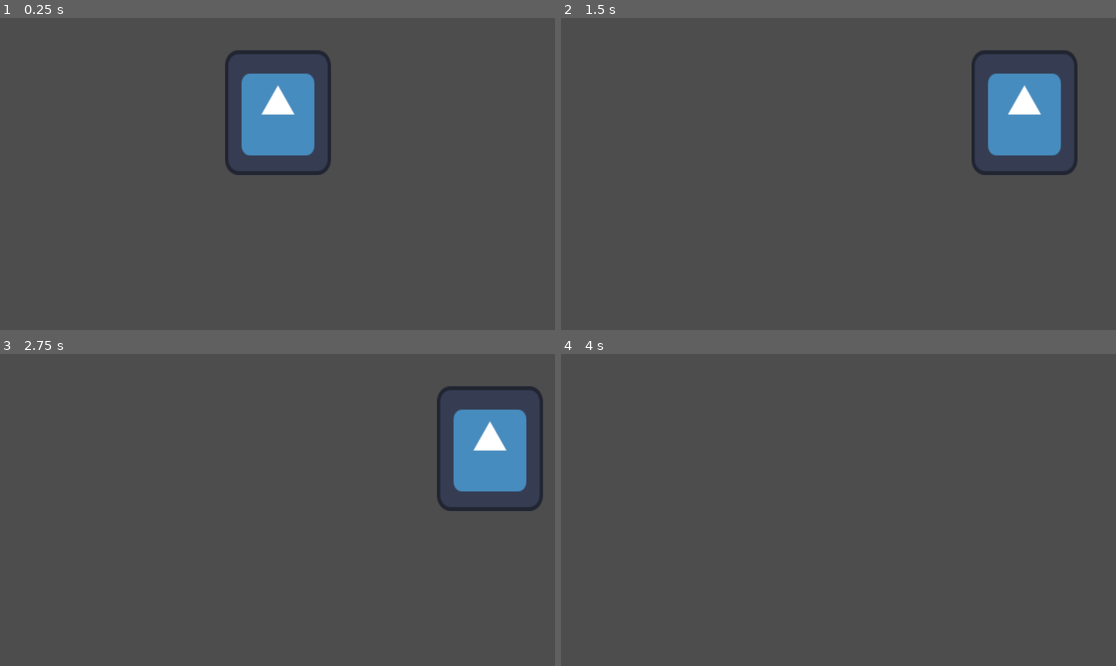
Above: before the commit, frames 1-4 (two rows, left to right).
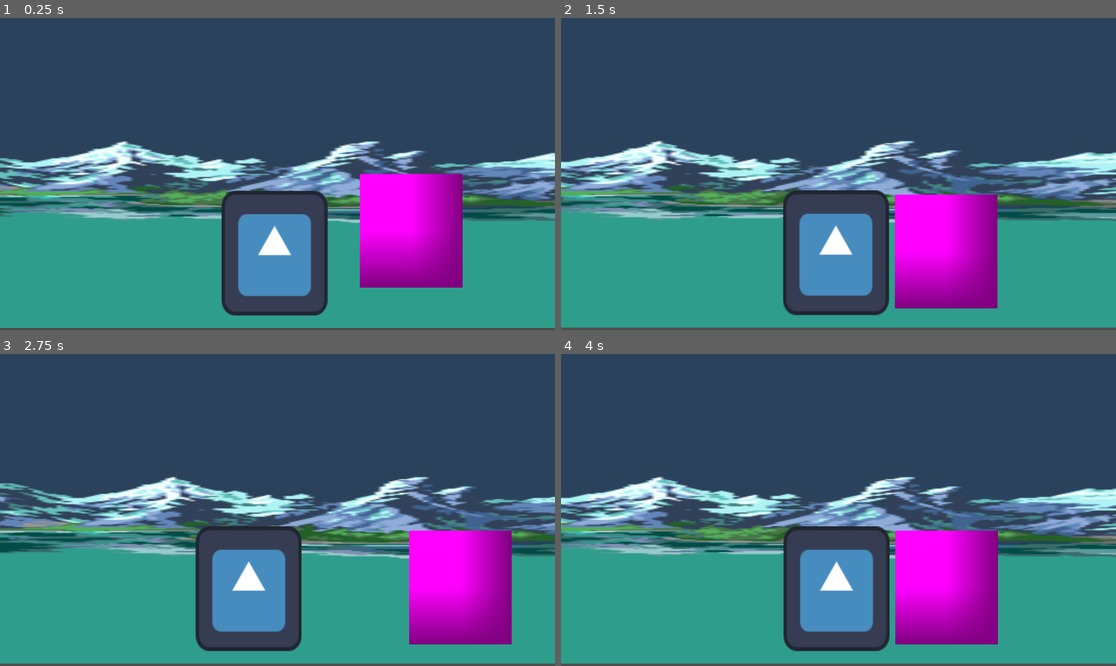
Above: after the commit, the same moments.

Repository: MatevzVidovic/godot_experiments
Game: Godot game, scene res://node_2d.tscn
Two runs of this game, one before a commit and one after it. Both use one fixed random seed, a clock stepped at 60 frames per second and the inputs below. The engine's default icon, where the game draws it, is replaced by a stand-in: a white triangle on a blue panel in a dark square.
Inputs:
- Up to frame 1 (0.25 s): no input
- Up to frame 2 (1.5 s): hold D from 0.53 s (still down); tap Space (ui_select) at 0.77 s
- Up to frame 3 (2.75 s): tap Space (ui_select) at 1.52 s; release D at 2.03 s; hold A from 2.03 s (still down)
- Up to frame 4 (4 s): release A at 2.78 s; hold D from 2.78 s (still down); tap Space (ui_select) at 3.02, 3.77 s

The runs differ from the first frame. In frame 1, 93% of the frame differs, in the area x 0-100%, y 0-100%; in frame 2, 93%; in frame 3, 93%; in frame 4, 96%.

Commit message:
autosave

Diff:
--- a/node_2d.tscn
+++ b/node_2d.tscn
@@ -1,7 +1,8 @@
-[gd_scene load_steps=8 format=3 uid="uid://c86y5awduy7po"]
+[gd_scene load_steps=11 format=3 uid="uid://c86y5awduy7po"]
 
 [ext_resource type="Texture2D" uid="uid://ububhthcot3p" path="res://icon.svg" id="1_0e48y"]
 [ext_resource type="Script" uid="uid://w5anytnhwl2g" path="res://player.gd" id="1_wtcfe"]
+[ext_resource type="Texture2D" uid="uid://dg2wxbiyhdee2" path="res://backgrounds/exterior-parallaxBG1.png" id="3_epypp"]
 
 [sub_resource type="WorldBoundaryShape2D" id="WorldBoundaryShape2D_y32ns"]
 
@@ -26,6 +27,12 @@
 "speed": 5.0
 }]
 
+[sub_resource type="CapsuleShape2D" id="CapsuleShape2D_0e48y"]
+radius = 116.0
+height = 256.0
+
+[sub_resource type="PlaceholderTexture2D" id="PlaceholderTexture2D_0e48y"]
+
 [node name="Node2D" type="Node2D"]
 
 [node name="Floor" type="StaticBody2D" parent="."]
@@ -47,4 +54,27 @@
 scale = Vector2(1.71875, 2.02344)
 sprite_frames = SubResource("SpriteFrames_0hol4")
 
-[node name="Camera2D" type="Camera2D" parent="."]
+[node name="Camera2D" type="Camera2D" parent="Player"]
+position = Vector2(7, -293)
+position_smoothing_enabled = true
+
+[node name="RigidBody2D" type="RigidBody2D" parent="."]
+
+[node name="CollisionShape2D" type="CollisionShape2D" parent="RigidBody2D"]
+position = Vector2(282, -200)
+shape = SubResource("CapsuleShape2D_0e48y")
+
+[node name="Sprite2D" type="Sprite2D" parent="RigidBody2D"]
+position = Vector2(285, -202)
+scale = Vector2(213, 236)
+texture = SubResource("PlaceholderTexture2D_0e48y")
+
+[node name="ParallaxBackground" type="ParallaxBackground" parent="."]
+
+[node name="ParallaxLayer" type="ParallaxLayer" parent="ParallaxBackground"]
+motion_mirroring = Vector2(800, 0)
+
+[node name="Sprite2D" type="Sprite2D" parent="ParallaxBackground/ParallaxLayer"]
+position = Vector2(19.5, -296.5)
+scale = Vector2(9.86328, 2.16333)
+texture = ExtResource("3_epypp")
--- a/player.gd
+++ b/player.gd
@@ -37,6 +37,9 @@
 		direction.y -= 400
 		in_jump = true
 
+	# Check if on floor to reset jump
+	if is_on_floor() and in_jump:
+		in_jump = false
 
 	# Normalize diagonal movement
 	if direction.length() > 0:
Binary file added: backgrounds/bat.png
Not shown, added: backgrounds/bat.png.import
Binary file added: backgrounds/elisa-spritesheet1.png
Not shown, added: backgrounds/elisa-spritesheet1.png.import
Binary file added: backgrounds/exterior-parallaxBG1.png
Not shown, added: backgrounds/exterior-parallaxBG1.png.import
Binary file added: backgrounds/exterior-parallaxBG2.png
Not shown, added: backgrounds/exterior-parallaxBG2.png.import
Binary file added: backgrounds/parallaxBG-interior1.png
Not shown, added: backgrounds/parallaxBG-interior1.png.import
Binary file added: backgrounds/parallaxBG-interior2.png
Not shown, added: backgrounds/parallaxBG-interior2.png.import
(and 3 more such lines)
